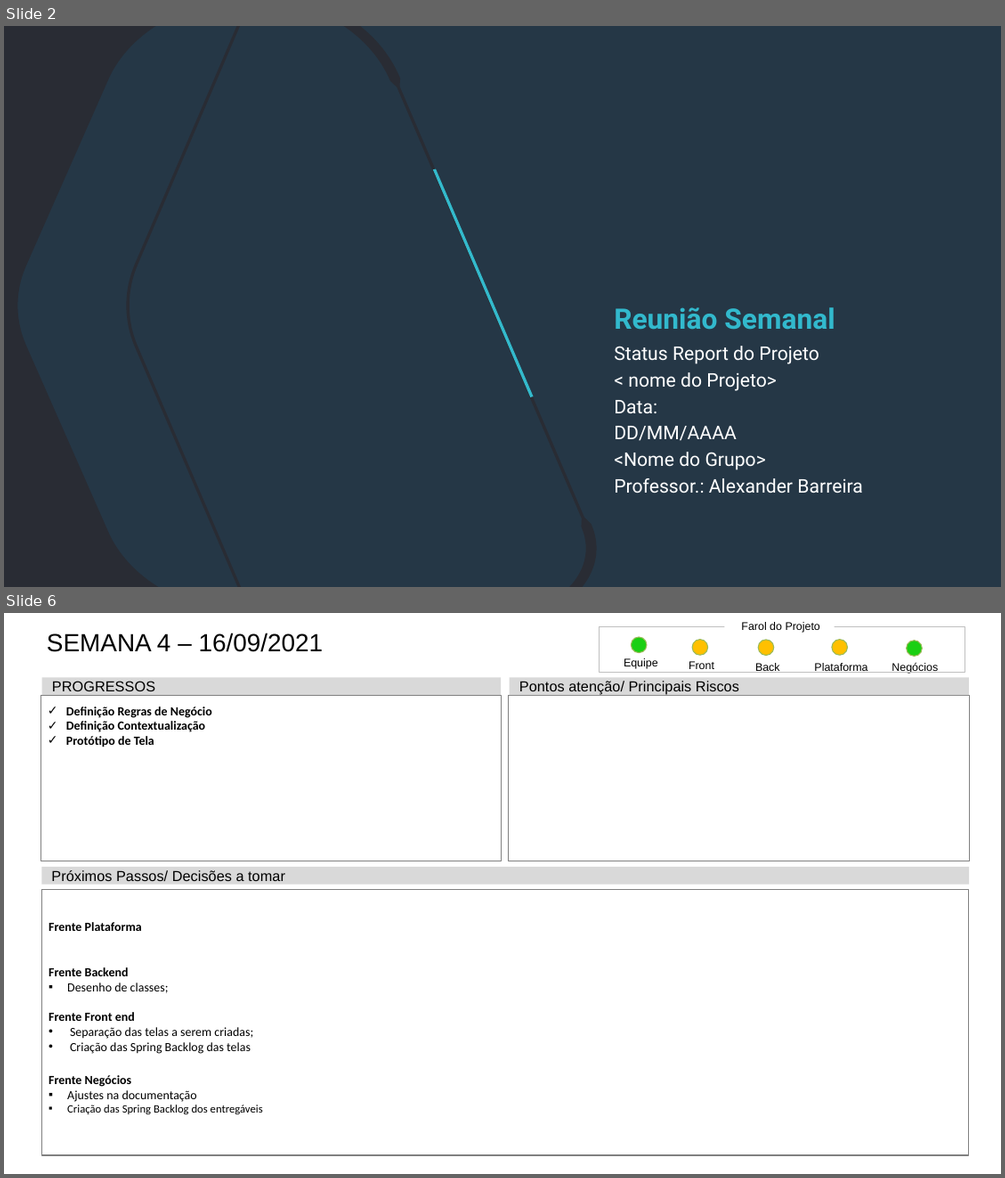
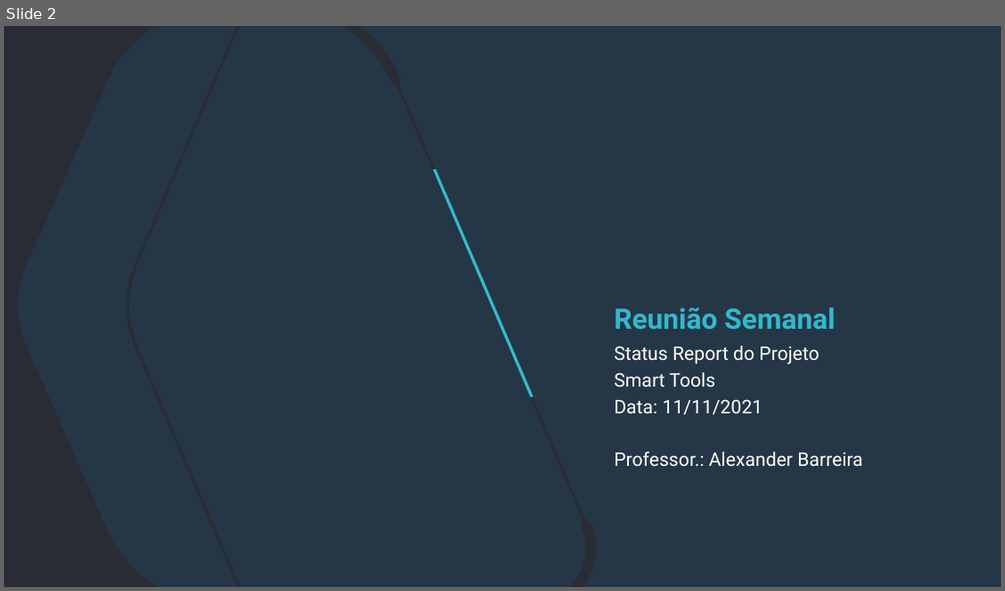
Before and after one commit to Lucassouza849/grupoPi3Semestre, a slide deck: Documentação/Status Report/Status Report - Grupo 6.pptx. Shown one above the other, each under a label of ours: slides 2 and 6 before the commit, slide 2 after it; the slides between them are not shown. The pictures are 1005x1178 and 1005x591 pixels, drawn with LibreOffice and Linux fonts; fonts in the diff are those of the drawing; background and template pictures are left out. Boxes give left, top, right and bottom in pixels: in the first picture for what was removed or moved away, otherwise in the second. Text is boxed around its words. In the diff, an @@ line names an element or a change of style, - is before the commit and + after.

```diff
--- a/Documentação/Status Report/Status Report - Grupo 6.pptx
+++ b/Documentação/Status Report/Status Report - Grupo 6.pptx
@@ slide 6 removed at (x1=4, y1=613, x2=1001, y2=1174), background #FFFFFF @@
@@ title removed at (x1=47, y1=633, x2=324, y2=652) @@
-SEMANA 4 – 16/09/2021
@@ rectangle removed at (x1=599, y1=626, x2=965, y2=673) @@
@@ ellipse removed at (x1=631, y1=637, x2=647, y2=652) @@
@@ text removed at (x1=741, y1=622, x2=820, y2=633) @@
-Farol do Projeto
@@ text removed at (x1=623, y1=658, x2=658, y2=669) @@
-Equipe
@@ text removed at (x1=688, y1=661, x2=714, y2=669) @@
-Front
@@ ellipse removed at (x1=692, y1=640, x2=708, y2=655) @@
@@ text removed at (x1=755, y1=663, x2=780, y2=673) @@
-Back
@@ ellipse removed at (x1=758, y1=640, x2=774, y2=655) @@
@@ text removed at (x1=814, y1=663, x2=867, y2=673) @@
-Plataforma
@@ ellipse removed at (x1=832, y1=640, x2=848, y2=655) @@
@@ text removed at (x1=891, y1=662, x2=938, y2=674) @@
-Negócios
@@ ellipse removed at (x1=906, y1=640, x2=922, y2=656) @@
@@ rectangle removed at (x1=42, y1=677, x2=501, y2=695) @@
-PROGRESSOS
@@ rectangle removed at (x1=510, y1=677, x2=968, y2=695) @@
-Pontos atenção/ Principais Riscos
@@ rectangle removed at (x1=40, y1=695, x2=501, y2=861) @@
-✓ Definição Regras de Negócio
-✓ Definição Contextualização
-✓ Protótipo de Tela
@@ rectangle removed at (x1=509, y1=695, x2=969, y2=861) @@
@@ rectangle removed at (x1=42, y1=867, x2=970, y2=884) @@
-Próximos Passos/ Decisões a tomar
@@ rectangle removed at (x1=42, y1=890, x2=969, y2=1156) @@
-  Frente Plataforma
-  Frente Backend
-  ▪ Desenho de classes;
-  Frente Front end
-  • Separação das telas a serem criadas;
-  • Criação das Spring Backlog das telas
-  Frente Negócios
-  ▪ Ajustes na documentação
-  ▪ Criação das Spring Backlog dos entregáveis
@@ slide 2 changed as well @@
@@ text at (x1=614, y1=372, x2=763, y2=415): text changed @@
-< nome do Projeto>
-Data:
-DD/MM/AAAA
-<Nome do Grupo>
+Smart Tools
+Data: 11/11/2021
```
Also in this commit, not shown: 2 other slides changed, 4 other slides removed, 5 other files.
